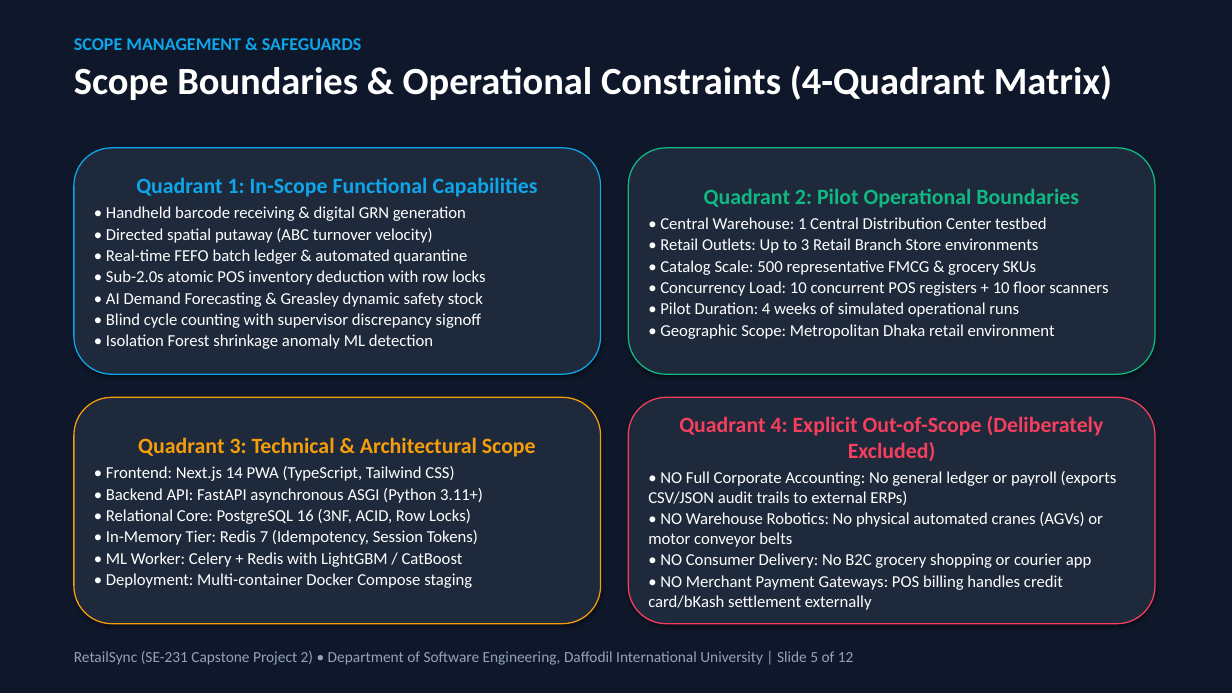
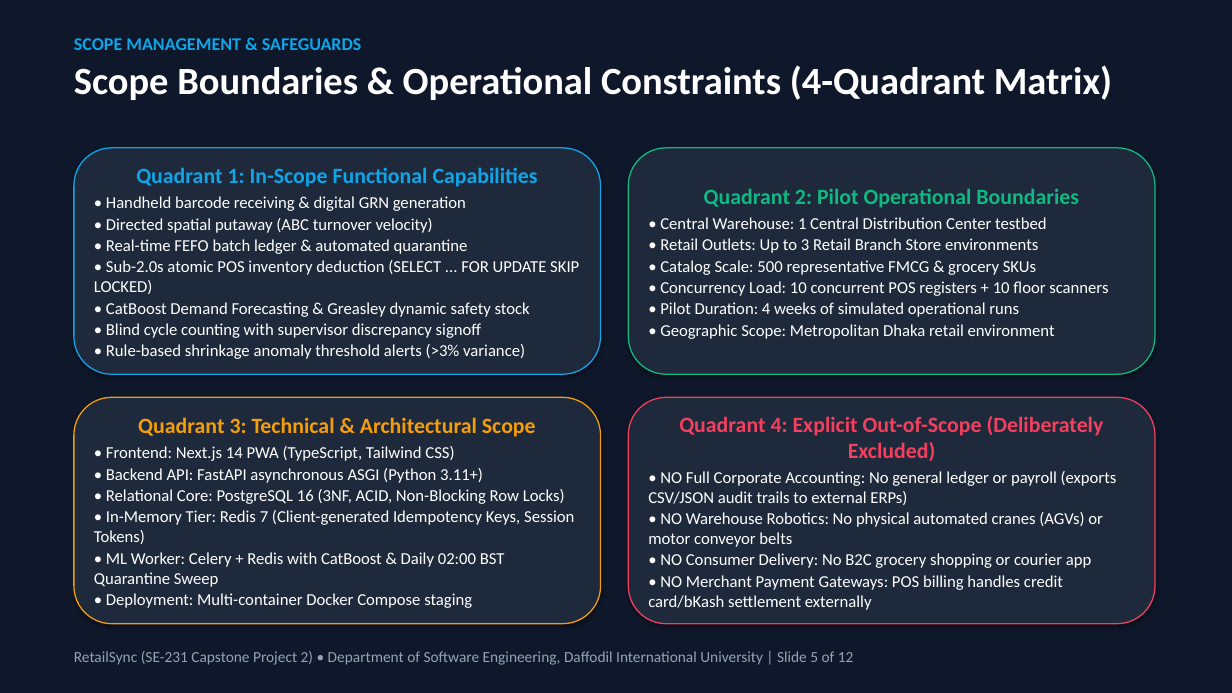
Before and after one commit to Likhon545466/retailsync, a slide deck: slide 5 of proposal/RetailSync_Capstone_Proposal_Defense_Deck.pptx. Drawn at 1232x693 pixels with LibreOffice and Linux fonts; fonts in the diff are those of the drawing. Boxes give left, top, right and bottom in pixels: in the first picture for what was removed or moved away, otherwise in the second. Text is boxed around its words. In the diff, an @@ line names an element or a change of style, - is before the commit and + after.

Commit message:
fix(defense-sync): synchronize presentation slides, pptx, docx, and showcase with CatBoost and SKIP LOCKED

```diff
--- a/proposal/RetailSync_Capstone_Proposal_Defense_Deck.pptx
+++ b/proposal/RetailSync_Capstone_Proposal_Defense_Deck.pptx
@@ rounded rectangle "Quadrant 1: In-Scope Functional Capabilities" at (x1=74, y1=148, x2=601, y2=374): proportions changed @@
@@ text in rounded rectangle at (x1=94, y1=260, x2=579, y2=317): text changed @@
-• Sub-2.0s atomic POS inventory deduction with row locks
-• AI Demand Forecasting & Greasley dynamic safety stock
+• Sub-2.0s atomic POS inventory deduction (SELECT ... FOR UPDATE SKIP LOCKED)
+• CatBoost Demand Forecasting & Greasley dynamic safety stock
@@ text in rounded rectangle at (x1=106, y1=344, x2=525, y2=359): text changed @@
-• Isolation Forest shrinkage anomaly ML detection
+• Rule-based shrinkage anomaly threshold alerts (>3% variance)
@@ rounded rectangle "Quadrant 3: Technical & Architectural ..." at (x1=74, y1=397, x2=601, y2=624): proportions changed @@
@@ text in rounded rectangle at (x1=94, y1=489, x2=574, y2=587): text changed @@
-• Relational Core: PostgreSQL 16 (3NF, ACID, Row Locks)
-• In-Memory Tier: Redis 7 (Idempotency, Session Tokens)
-• ML Worker: Celery + Redis with LightGBM / CatBoost
+• Relational Core: PostgreSQL 16 (3NF, ACID, Non-Blocking Row Locks)
+• In-Memory Tier: Redis 7 (Client-generated Idempotency Keys, Session Tokens)
+• ML Worker: Celery + Redis with CatBoost & Daily 02:00 BST Quarantine Sweep
```
Also in this commit, not shown: 11 other slides changed, 6 other files.
